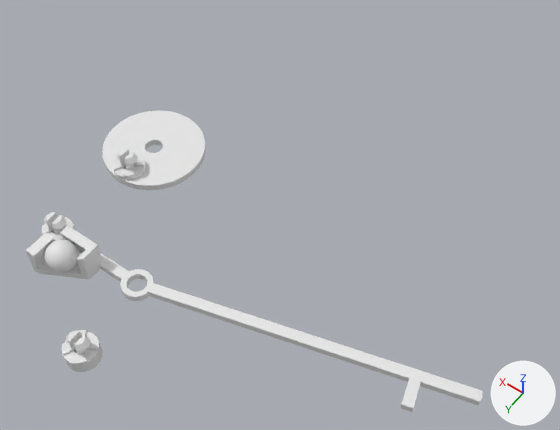
An edit to the Blender file untitled.blend, drawn before and after from the same camera.
Camera for both pictures: a camera (50 mm lens) standing at (-133.0, 96.0, 242.0) and looking at (-23.0, -58.0, 0.0). Lighting does not change. The marker at lower right points along +X, +Y and +Z.

Objects in the first picture: 'Circle', 'FixJoin', 'Lever.001', 'Marble'.
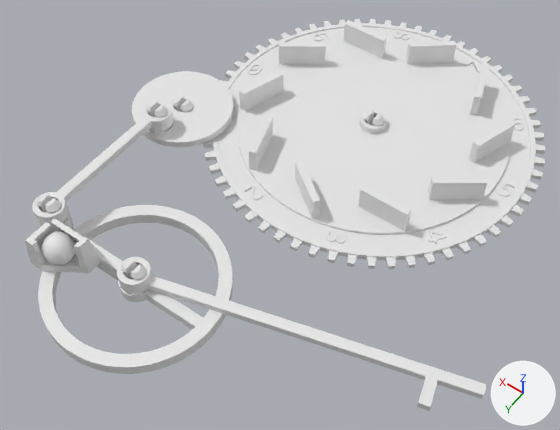
What differs and where, as boxes (x1, y1, x2, y2) in the pictures (560 x 430 px):
'BigGear', added
    after: (203, 19, 545, 269)
'FixJoin3', added
    after: (38, 205, 233, 374)
'Lever', now drawn
    after: (25, 194, 486, 411)
'Lever.001', deleted
    before: (26, 212, 483, 412)
'Circle', deleted
    before: (102, 110, 206, 190)
'SmallGear', shown
    after: (132, 71, 234, 147)
'Join', shown
    after: (32, 100, 173, 227)
'FixJoin', deleted
    before: (62, 330, 103, 372)
'Marble', moved
    before: (45, 240, 79, 272)
    after: (41, 232, 75, 265)
'FixJoin3.001', added
    after: (362, 110, 384, 126)
'FixJoin6', added
    after: (172, 96, 193, 112)

The change, as a list of edits to the scene's bpy script:
```text
Change me_plane_003:
    used by ob_lever_1; location = (0.0, 0.0, 0.0)
    remove me_plane_003.from_pydata(...)  # 0 vertices, 0 faces; spans empty
    add me_plane_003.from_pydata(...)  # 1207 vertices, 1131 faces; spans x -123.148..46.0, y -34.83..17.052, z 5.0..22.4
    me_plane_003 part 2: the whole mesh is rebuilt
Change me_plane_004:
    where me_plane_004.from_pydata(...)  # 642 vertices, 1280 faces; spans x 4.0..16.0, y 2.5..14.5, z 3.0..15.0
    used by ob_marble; location = (16.9, 1.1, 0.0)
    me_plane_004 part 1: the whole mesh is moved by (-10.0, -8.5, -9.0)
Add me_circle_009:
    me_circle_009.from_pydata(...)  # 440 vertices, 331 faces; spans x -35.0..0.0, y -35.0..35.0, z 0.0..13.6
Add me_circle_006:
    me_circle_006.from_pydata(...)  # 274 vertices, 239 faces; spans x -6.45..0.0, y -6.45..6.45, z 0.0..13.6
Add me_circle_005:
    me_circle_005.from_pydata(...)  # 13840 vertices, 10818 faces; spans x -71.5..71.5, y -71.5..71.5, z 0.0..13.0
Add me_circle_004_1:
    me_circle_004_1.from_pydata(...)  # 440 vertices, 331 faces; spans x -35.0..0.0, y -35.0..35.0, z 0.0..13.6
Change ob_smallgear:
    ob_smallgear.rotation_euler: (1.571, 0.0, 0.0) -> (0.0, 0.0, 0.0)  # degrees (90, 0, 0) -> degrees (0, 0, 0)
    ob_smallgear.scale: (10.0, 10.0, 10.0) -> (1.0, 1.0, 1.0)
    remove ob_smallgear.hide_set(True)  # its collection is switched off
    ob_smallgear.location: (0.0, 0.0, 0.0) -> (40.0, -75.0, 5.0)
Change ob_join:
    ob_join.rotation_euler: (0.0, -1.571, 0.0) -> (0.0, 0.0, 0.0)  # degrees (0, -90, 0) -> degrees (0, 0, 0)
    ob_join.scale: (10.0, 10.0, 10.0) -> (1.0, 1.0, 1.0)
    remove ob_join.hide_set(True)  # its collection is switched off
    ob_join.location: (0.0, 0.0, 0.0) -> (40.0, 0.0, 13.8)
Change ob_marble:
    ob_marble.location: (16.9, 1.1, 0.0) -> (26.3, 10.0, 14.8)
Remove ob_circle:
    ob_circle = bpy.data.objects.new('Circle', me_circle)
    ob_circle.location = (40.0, -55.0, 0.0)
Remove ob_fixjoin:
    ob_fixjoin = bpy.data.objects.new('FixJoin', me_circle_004)
    ob_fixjoin.location = (0.0, 30.0, -8.8)
    _m = ob_fixjoin.modifiers.new('Mirror', 'MIRROR')
    _m.use_clip = True
Remove ob_lever_001:
    ob_lever_001 = bpy.data.objects.new('Lever.001', me_circle_007)
    ob_lever_001.location = (40.0, -55.0, 0.0)
Add ob_fixjoin3_001:
    ob_fixjoin3_001 = bpy.data.objects.new('FixJoin3.001', me_circle_009)
    ob_fixjoin3_001.location = (-30.0, -115.0, 0.0)
    _m = ob_fixjoin3_001.modifiers.new('Mirror', 'MIRROR')
    _m.use_clip = True
Add ob_fixjoin6:
    ob_fixjoin6 = bpy.data.objects.new('FixJoin6', me_circle_006)
    ob_fixjoin6.location = (40.0, -75.0, 0.0)
    _m = ob_fixjoin6.modifiers.new('Mirror', 'MIRROR')
    _m.use_clip = True
Add ob_biggear:
    ob_biggear = bpy.data.objects.new('BigGear', me_circle_005)
    ob_biggear.location = (-30.0, -115.0, 5.0)
    ob_biggear.rotation_euler = (0.0, 0.0, -0.0582)  # degrees (0, 0, -3.3)
Add ob_fixjoin3:
    ob_fixjoin3 = bpy.data.objects.new('FixJoin3', me_circle_004_1)
    ob_fixjoin3.location = (0.0, 0.0, 0.0)
    _m = ob_fixjoin3.modifiers.new('Mirror', 'MIRROR')
    _m.use_clip = True
```
